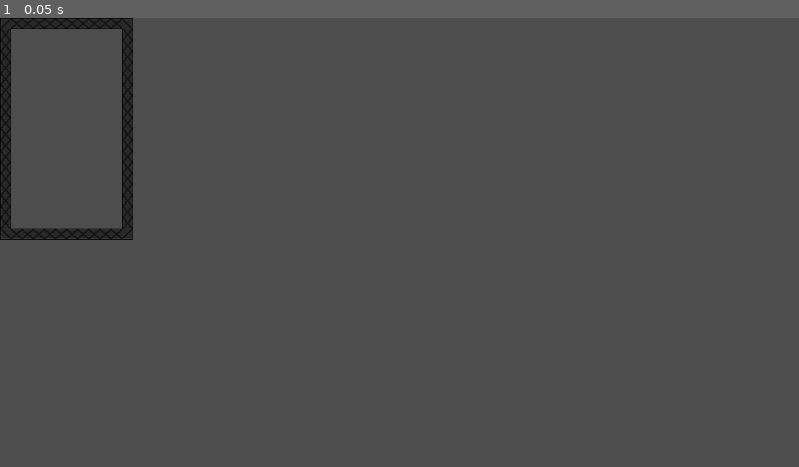
Above: before the commit, frame 1.
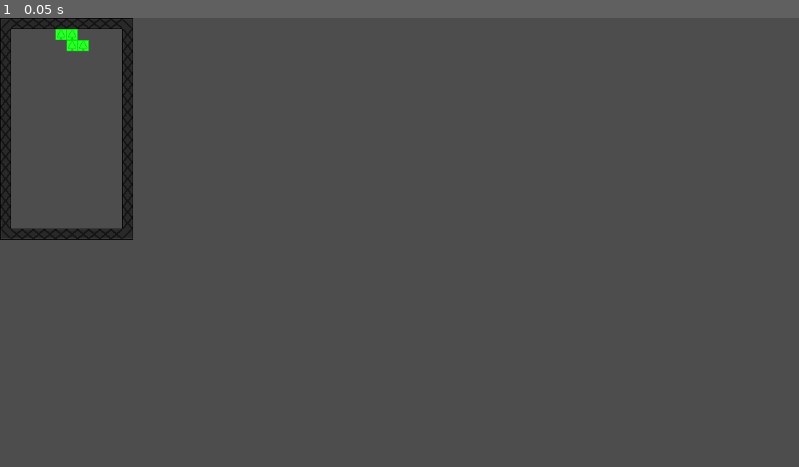
Above: after the commit, the same moment.

Repository: Relaxed-Chowder/octoBlocs
Game: Godot game, scene res://scene/game.tscn
Two runs of this game, one before a commit and one after it. Both use one fixed random seed, a clock stepped at 60 frames per second and the inputs below.
Inputs:
- Up to frame 1 (0.05 s): no input

The runs differ from the first frame. In frame 1, 0.1% of the frame differs, in the area x 6-12%, y 2-8%.

Commit message:
class development

Diff:
--- a/octo-blocs/scene/game.tscn
+++ b/octo-blocs/scene/game.tscn
@@ -1,6 +1,7 @@
 [gd_scene format=4 uid="uid://chvq2o3jk1yqt"]
 
 [ext_resource type="Texture2D" uid="uid://ckph4bpel6mw5" path="res://assets/tilemap.png" id="1_5kiuu"]
+[ext_resource type="Script" uid="uid://dxiu2swsmrxlx" path="res://scripts/tile_map_layer.gd" id="2_dbls1"]
 
 [sub_resource type="TileSetAtlasSource" id="TileSetAtlasSource_dbls1"]
 texture = ExtResource("1_5kiuu")
@@ -62,16 +63,6 @@
 [sub_resource type="TileSet" id="TileSet_xwcet"]
 sources/0 = SubResource("TileSetAtlasSource_33cqm")
 
-[sub_resource type="GDScript" id="GDScript_5kiuu"]
-script/source = "extends TileMapLayer
-
-class_name tetrominoes
-
-var id
-var piece
-var color
-"
-
 [node name="game" type="Node2D" unique_id=1624152854]
 
 [node name="board" type="TileMapLayer" parent="." unique_id=1778197952]
@@ -80,4 +71,4 @@
 
 [node name="active" type="TileMapLayer" parent="." unique_id=944566080]
 tile_set = SubResource("TileSet_xwcet")
-script = SubResource("GDScript_5kiuu")
+script = ExtResource("2_dbls1")
--- /dev/null
+++ b/octo-blocs/scripts/piece_class.gd
@@ -0,0 +1 @@
+class_name piece_class
--- a/octo-blocs/scripts/tile_map_layer.gd
+++ b/octo-blocs/scripts/tile_map_layer.gd
@@ -73,6 +73,7 @@
 	tetrominoes.shuffle()
 	colors.shuffle()
 	piece_type = pick_piece()
+	print(typeof(tetrominoes))
 
 # Called every frame. 'delta' is the elapsed time since the previous frame.
 func _process(delta: float):
Not shown, added: octo-blocs/scripts/piece_class.gd.uid
